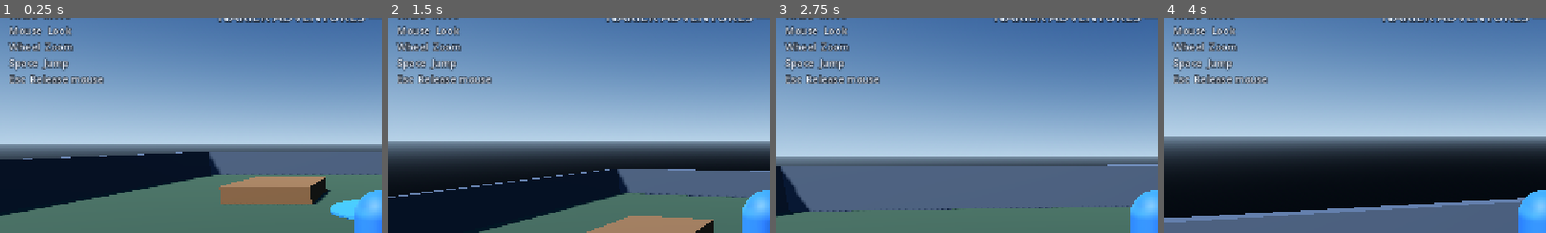
Above: before the commit, frames 1-4 (left to right).
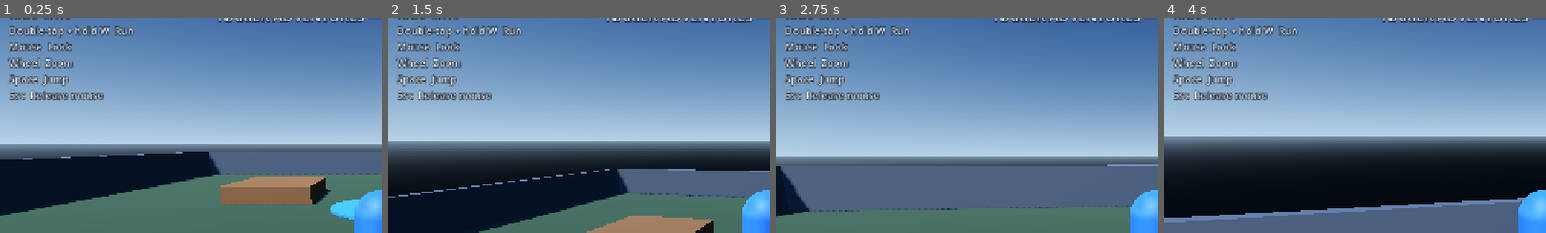
Above: after the commit, the same moments.

Repository: don-milsey-miller/nariek-adventures
Game: Godot game, scene res://scenes/main.tscn
The game is run twice, just before and just after one commit, with the same random seed, the same clock (stepped at 60 frames per second) and the same inputs.
Inputs (mouse positions are % of the whole screen's width and height, from its top left):
- Up to frame 1 (0.25 s): no input
- Up to frame 2 (1.5 s): tap Enter at 0.5 s; move the mouse to (55, 50) at 0.52 s; hold W (move_forward) from 0.53 s (still down); click (55, 50) at 0.67 s; tap Space (jump) at 0.77 s; move the mouse to (45, 50) at 1.27 s; click (45, 50) at 1.42 s
- Up to frame 3 (2.75 s): keep holding W (move_forward); tap Space (jump) at 1.52 s; move the mouse to (52, 48) at 2.02 s; click (52, 48) at 2.17 s
- Up to frame 4 (4 s): keep holding W (move_forward); move the mouse to (49, 52) at 2.77 s; click (49, 52) at 2.92 s; tap Space (jump) at 3.02, 3.77 s; move the mouse to (57, 51) at 3.52 s; click (57, 51) at 3.67 s
The pictures show only the part of the screen within x 0-50%, y 5-55%; the shares and areas given below are measured in that part.

The runs differ from the first frame. In frame 1, 3.5% of the frame differs, in the area x 2-36%, y 3-39%; in frame 2, 3.5%; in frame 3, 3.5%; in frame 4, 3.5%.

Commit message:
Add double-tap forward running

Diff:
--- a/scenes/main.tscn
+++ b/scenes/main.tscn
@@ -129,9 +129,9 @@
 offset_left = 20.0
 offset_top = 20.0
 offset_right = 500.0
-offset_bottom = 130.0
+offset_bottom = 160.0
 theme_override_colors/font_color = Color(0.9, 0.94, 1, 1)
 theme_override_colors/font_outline_color = Color(0.02, 0.03, 0.05, 0.9)
 theme_override_constants/outline_size = 6
 theme_override_font_sizes/font_size = 17
-text = "WASD  Move\nMouse  Look\nWheel  Zoom\nSpace  Jump\nEsc  Release mouse"
+text = "WASD  Move\nDouble-tap + hold W  Run\nMouse  Look\nWheel  Zoom\nSpace  Jump\nEsc  Release mouse"
--- a/scripts/player_controller.gd
+++ b/scripts/player_controller.gd
@@ -7,6 +7,8 @@
 @export_range(0.1, 60.0, 0.1) var deceleration: float = 30.0
 @export_range(0.1, 20.0, 0.1) var turn_speed: float = 12.0
 @export_range(0.1, 20.0, 0.1) var jump_velocity: float = 5.5
+@export_range(1.0, 3.0, 0.05) var run_speed_multiplier: float = 1.65
+@export_range(0.1, 0.6, 0.01) var run_double_tap_window: float = 0.3
 
 @export_category("Camera")
 @export_range(0.0005, 0.02, 0.0005) var mouse_sensitivity: float = 0.003
@@ -21,6 +23,8 @@
 @onready var spring_arm: SpringArm3D = $CameraPivot/SpringArm3D
 
 var _camera_pitch: float = 0.0
+var _last_forward_press_msec: int = -1
+var _is_running: bool = false
 
 
 func _ready() -> void:
@@ -36,10 +40,19 @@
 		"move_backward"
 	)
 	var movement_direction := _get_camera_relative_direction(input_vector)
+	var current_move_speed := move_speed * run_speed_multiplier if _is_running else move_speed
 
 	if movement_direction != Vector3.ZERO:
-		velocity.x = move_toward(velocity.x, movement_direction.x * move_speed, acceleration * delta)
-		velocity.z = move_toward(velocity.z, movement_direction.z * move_speed, acceleration * delta)
+		velocity.x = move_toward(
+			velocity.x,
+			movement_direction.x * current_move_speed,
+			acceleration * delta
+		)
+		velocity.z = move_toward(
+			velocity.z,
+			movement_direction.z * current_move_speed,
+			acceleration * delta
+		)
 		_rotate_visuals_toward(movement_direction, delta)
 	else:
 		velocity.x = move_toward(velocity.x, 0.0, deceleration * delta)
@@ -55,6 +68,9 @@
 
 
 func _unhandled_input(event: InputEvent) -> void:
+	if event is InputEventKey and not event.echo:
+		_handle_run_input(event)
+
 	if event is InputEventKey and event.pressed and not event.echo and event.keycode == KEY_ESCAPE:
 		_toggle_mouse_capture()
 		get_viewport().set_input_as_handled()
@@ -82,6 +98,22 @@
 		spring_arm.rotation.x = _camera_pitch
 
 
+func _handle_run_input(event: InputEventKey) -> void:
+	if event.is_action_pressed("move_forward"):
+		var current_press_msec := Time.get_ticks_msec()
+		var double_tap_window_msec := int(run_double_tap_window * 1000.0)
+
+		if (
+			_last_forward_press_msec >= 0
+			and current_press_msec - _last_forward_press_msec <= double_tap_window_msec
+		):
+			_is_running = true
+
+		_last_forward_press_msec = current_press_msec
+	elif event.is_action_released("move_forward"):
+		_is_running = false
+
+
 func _get_camera_relative_direction(input_vector: Vector2) -> Vector3:
 	if input_vector == Vector2.ZERO:
 		return Vector3.ZERO
Not shown, changed: README.md
